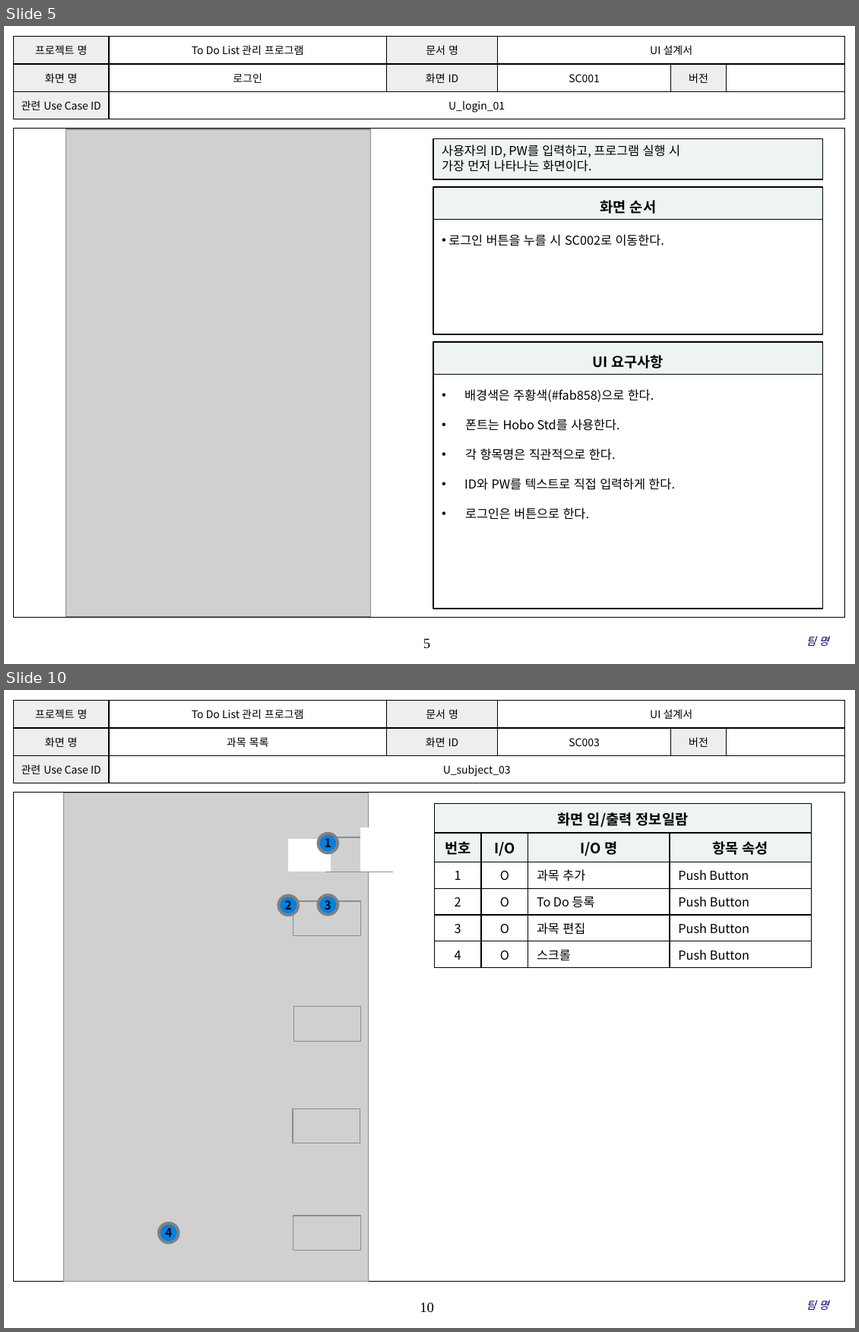
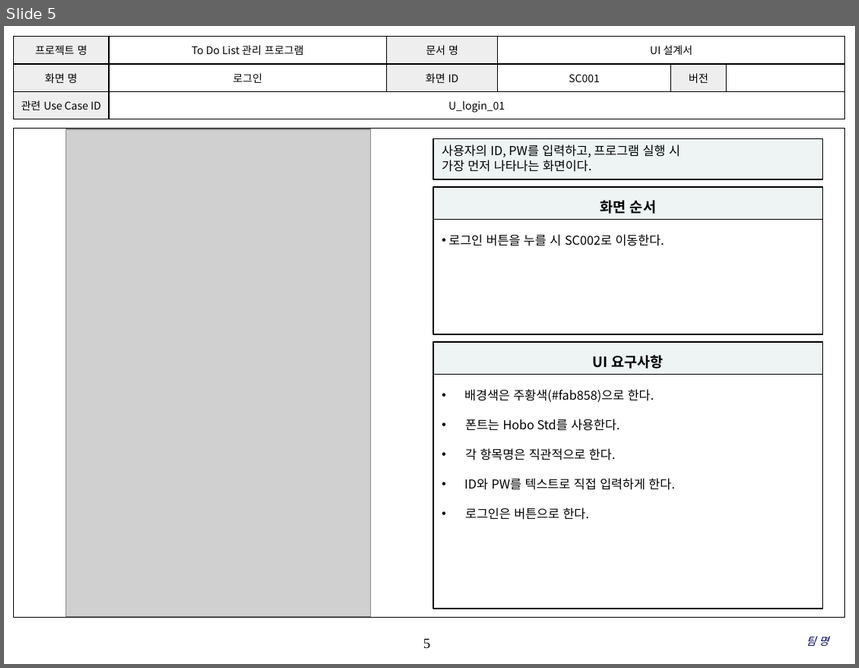
Before and after one commit to SMU-SE-Admin/18-1_5_COSIGN_Doc, a slide deck: 03 설계/UI Design Template - Cosign V1.1.3.pptx. Shown one above the other, each under a label of ours: slides 5 and 10 before the commit, slide 5 after it; the slides between them are not shown. The pictures are 859x1332 and 859x668 pixels, drawn with LibreOffice and Linux fonts; fonts in the diff are those of the drawing; grey boxes stand for pictures; background and template pictures are left out. Boxes give left, top, right and bottom in pixels: in the first picture for what was removed or moved away, otherwise in the second. Text is boxed around its words. In the diff, an @@ line names an element or a change of style, - is before the commit and + after.

Commit message:
#1130 UI 설계서 최종본 업로드

```diff
--- a/03 설계/UI Design Template - Cosign V1.1.3.pptx
+++ b/03 설계/UI Design Template - Cosign V1.1.3.pptx
@@ slide 10 removed at box(4, 690, 855, 1328), background #FFFFFF; not listed: 2 template elements that a slide beside it also shows @@
@@ table removed at box(13, 700, 844, 783), 3 rows, 6 columns @@
-프로젝트 명 | To Do List 관리 프로그램 | 문서 명 | UI 설계서 |  | 
-화면 명 | 과목 목록 | 화면 ID | SC003 | 버전 | 
-관련 Use Case ID | U_subject_03 |  |  |  | 
@@ table removed at box(435, 804, 811, 964), 6 rows, 4 columns @@
-화면 입/출력 정보일람 |  |  | 
-번호 | I/O | I/O 명 | 항목 속성
-1 | O | 과목 추가 | Push Button
-2 | O | To Do 등록 | Push Button
-3 | O | 과목 편집 | Push Button
-4 | O | 스크롤 | Push Button
@@ ellipse removed at box(318, 834, 338, 853) @@
-1
@@ group removed at box(63, 793, 402, 1281): 6 pictures, 2 rectangles @@
@@ ellipse removed at box(279, 896, 299, 916) @@
-2
@@ ellipse removed at box(318, 895, 338, 915) @@
-3
@@ ellipse removed at box(159, 1224, 179, 1243) @@
-4
@@ text removed at box(807, 1301, 829, 1310) @@
-팀 명
```
Also in this commit, not shown: 6 slides changed, 9 other slides removed.
